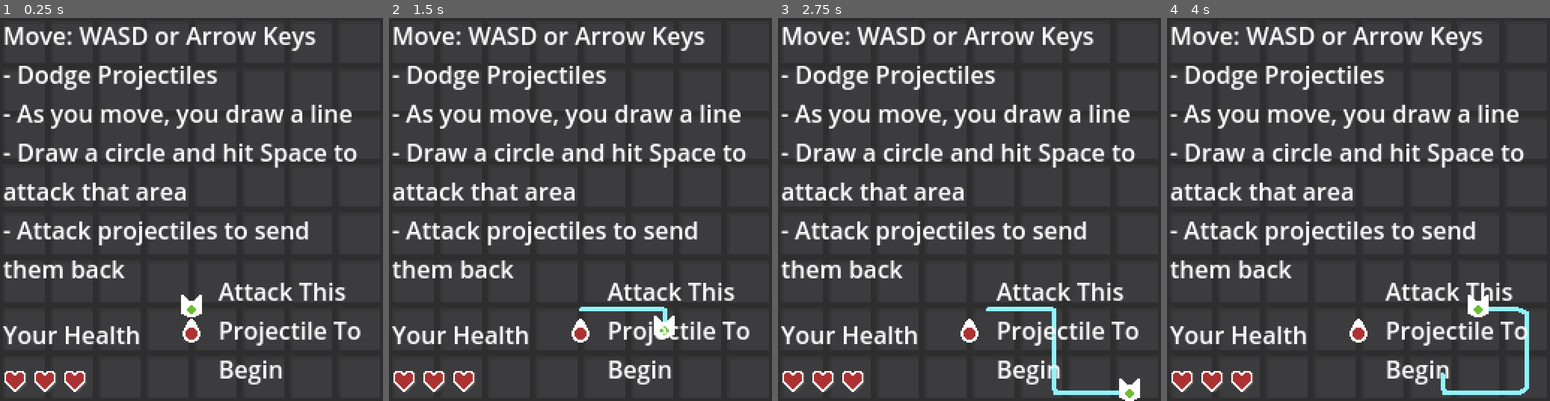
Above: before the commit, frames 1-4 (left to right).
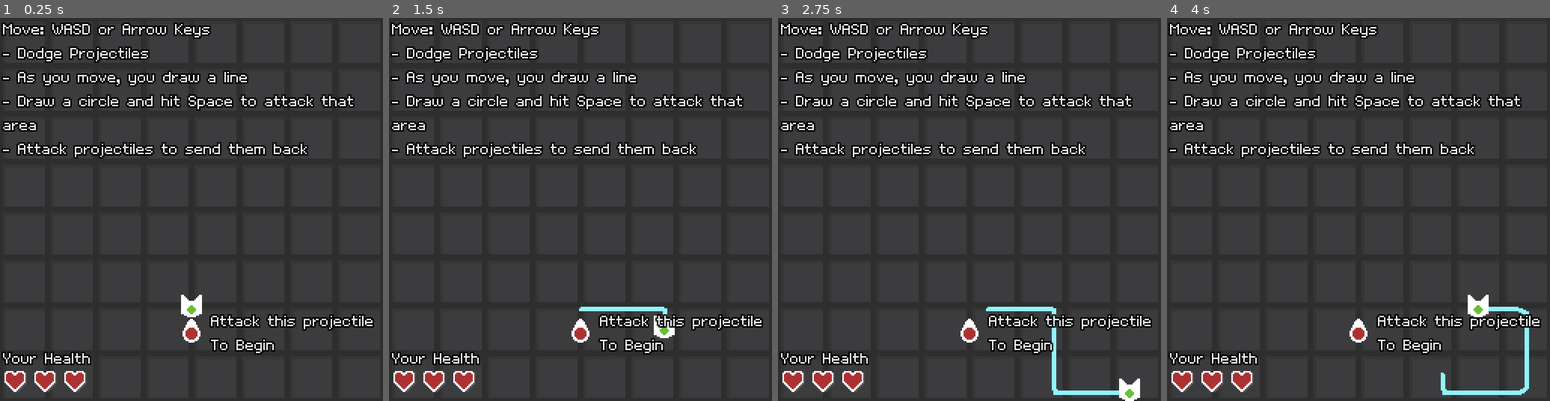
Above: after the commit, the same moments.

Repository: kennethbchen/Bullet-Wrangler-Game
Game: Godot game, scene res://Game.tscn
Two runs of this game, one before a commit and one after it. Both use one fixed random seed, a clock stepped at 60 frames per second and the inputs below.
Inputs:
- Up to frame 1 (0.25 s): no input
- Up to frame 2 (1.5 s): tap Enter at 0.5 s; hold D (Right) 0.53-1.28 s; hold Space (Attack) 0.53-1.28 s; hold S (Down) from 1.28 s (still down); tap Space (Attack) at 1.35 s
- Up to frame 3 (2.75 s): release S (Down) at 2.03 s; hold D (Right) from 2.03 s (still down); hold Space (Attack) from 2.03 s (still down)
- Up to frame 4 (4 s): release D (Right) at 2.78 s; release Space (Attack) at 2.78 s; hold W (Up) 2.78-3.53 s; tap Space (Attack) at 2.85 s; hold A (Left) from 3.53 s (still down); hold Space (Attack) from 3.53 s (still down)

The runs differ from the first frame. In frame 1, 21% of the frame differs, in the area x 0-98%, y 1-96%; in frame 2, 21%; in frame 3, 21%; in frame 4, 21%.

Commit message:
Added font

Diff:
--- a/Game.tscn
+++ b/Game.tscn
@@ -66,6 +66,7 @@
 offset_left = 2.0
 offset_right = 256.0
 offset_bottom = 156.0
+theme = ExtResource("2_de36d")
 text = "Move: WASD or Arrow Keys
 - Dodge Projectiles
 - As you move, you draw a line
@@ -74,18 +75,20 @@
 autowrap_mode = 2
 
 [node name="StartInstruction" type="Label" parent="TitleScreen/CanvasLayer"]
-offset_left = 146.0
-offset_top = 171.0
-offset_right = 283.0
-offset_bottom = 249.0
-text = "Attack This Projectile To Begin"
+offset_left = 141.0
+offset_top = 195.0
+offset_right = 255.0
+offset_bottom = 229.0
+theme = ExtResource("2_de36d")
+text = "Attack this projectile To Begin"
 autowrap_mode = 2
 
 [node name="HealthInstruction" type="Label" parent="TitleScreen/CanvasLayer"]
 offset_left = 2.0
-offset_top = 200.0
+offset_top = 220.0
 offset_right = 95.0
-offset_bottom = 226.0
+offset_bottom = 236.0
+theme = ExtResource("2_de36d")
 text = "Your Health"
 autowrap_mode = 2
 
@@ -93,7 +96,6 @@
 script = ExtResource("2_xnt2p")
 
 [node name="GameOverUI" type="CanvasLayer" parent="."]
-visible = false
 
 [node name="Panel" type="Panel" parent="GameOverUI"]
 anchors_preset = 8
@@ -118,22 +120,28 @@
 anchor_bottom = 0.976563
 grow_horizontal = 2
 grow_vertical = 2
+theme = ExtResource("2_de36d")
 metadata/_edit_use_anchors_ = true
 
 [node name="Spacer" type="Control" parent="GameOverUI/Panel/VBoxContainer"]
 layout_mode = 2
 size_flags_vertical = 3
 size_flags_stretch_ratio = 0.23
-
-[node name="GameOverText" type="Label" parent="GameOverUI/Panel/VBoxContainer"]
+theme = ExtResource("2_de36d")
+
+[node name="GameOverText3" type="Label" parent="GameOverUI/Panel/VBoxContainer"]
 layout_mode = 2
 size_flags_vertical = 3
-text = "Game Over "
+theme = ExtResource("2_de36d")
+theme_type_variation = &"LabelLarge"
+text = "Game Over"
 horizontal_alignment = 1
+autowrap_mode = 3
 
 [node name="GameOverText2" type="Label" parent="GameOverUI/Panel/VBoxContainer"]
 layout_mode = 2
 size_flags_vertical = 3
+theme = ExtResource("2_de36d")
 text = "Press Space to Restart"
 horizontal_alignment = 1
 autowrap_mode = 3
@@ -150,6 +158,7 @@
 grow_horizontal = 2
 grow_vertical = 0
 size_flags_horizontal = 8
+theme = ExtResource("2_de36d")
 script = ExtResource("14_mhgt6")
 texture = ExtResource("2_ebqge")
 
--- a/Theme.tres
+++ b/Theme.tres
@@ -1,6 +1,7 @@
-[gd_resource type="Theme" load_steps=3 format=3 uid="uid://b38ci0gydvl3p"]
+[gd_resource type="Theme" load_steps=4 format=3 uid="uid://b38ci0gydvl3p"]
 
 [ext_resource type="Texture2D" uid="uid://ddl0hedc0oshn" path="res://Sprites/Panel.png" id="1_fbqt5"]
+[ext_resource type="FontFile" uid="uid://v87cktuq3yg7" path="res://Font/Habbo.ttf" id="2_sua56"]
 
 [sub_resource type="StyleBoxTexture" id="StyleBoxTexture_bwssm"]
 texture = ExtResource("1_fbqt5")
@@ -10,4 +11,12 @@
 texture_margin_bottom = 4.0
 
 [resource]
+default_font = ExtResource("2_sua56")
+default_font_size = 0
+Label/colors/font_color = Color(0.929412, 0.929412, 0.929412, 1)
+Label/colors/font_outline_color = Color(0, 0, 0, 1)
+Label/constants/outline_size = 4
+LabelLarge/base_type = &"Label"
+LabelLarge/font_sizes/font_size = 32
+LabelLarge/fonts/font = ExtResource("2_sua56")
 Panel/styles/panel = SubResource("StyleBoxTexture_bwssm")
--- a/project.godot
+++ b/project.godot
@@ -22,6 +22,10 @@
 window/size/window_width_override=640
 window/size/window_height_override=640
 window/stretch/mode="viewport"
+
+[gui]
+
+theme/custom="res://Theme.tres"
 
 [input]
 
Not shown, added: Assets Used.txt
Binary file added: Font/Habbo.ttf
Not shown, added: Font/Habbo.ttf.import
